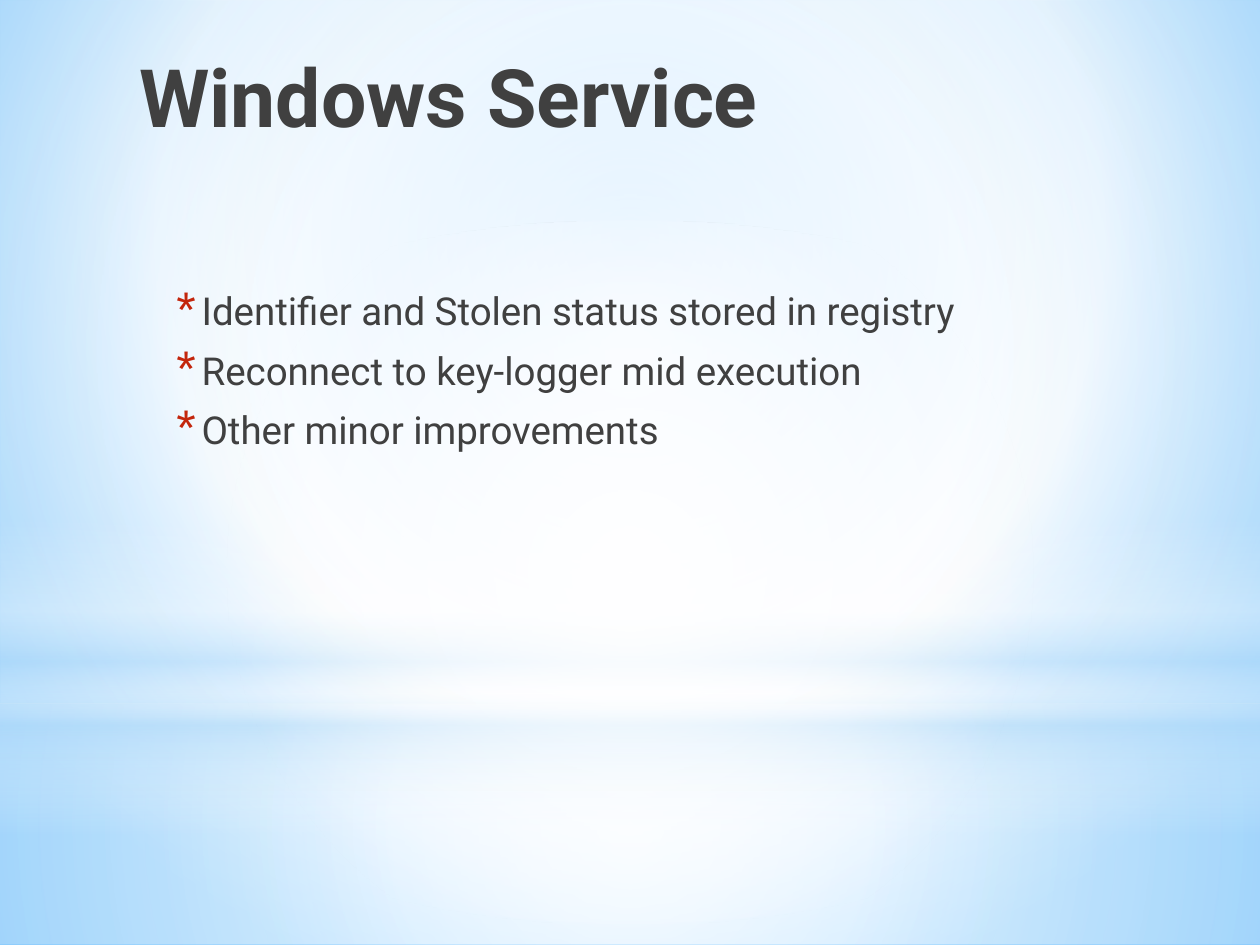
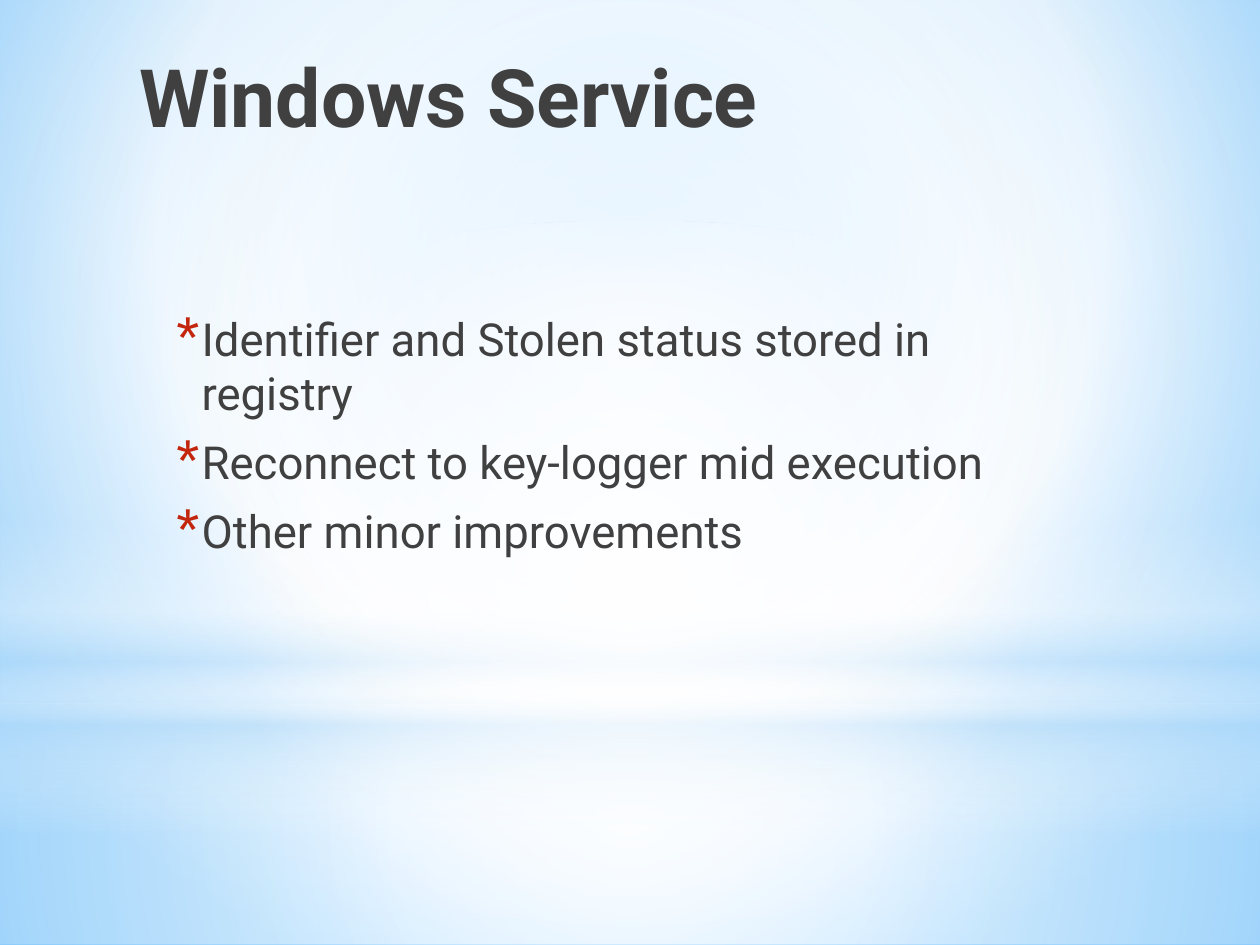
Before and after one commit to LeoYReyes/SeniorDesign, a slide deck: slide 9 of documentation/cycle 2/Cycle2Presentation.pptx (slide 8 before the commit). Drawn at 1260x945 pixels with LibreOffice and Linux fonts; fonts in the diff are those of the drawing. Boxes give left, top, right and bottom in pixels: in the first picture for what was removed or moved away, otherwise in the second. Text is boxed around its words. In the diff, an @@ line names an element or a change of style, - is before the commit and + after.

```diff
--- a/documentation/cycle 2/Cycle2Presentation.pptx
+++ b/documentation/cycle 2/Cycle2Presentation.pptx
@@ text "Identifier and Stolen status stored ...": place and size @@
-text "Identifier and Stolen status stored ..." at [202,295,955,452]
+text "Identifier and Stolen status stored ..." at [202,321,983,558]
@@ text "Identifier and Stolen status stored ..." at [202,321,983,558]: size 22 to 26 pt @@
```
Also in this commit, not shown: 5 other slides changed, 3 slides added, 1 slide removed.
